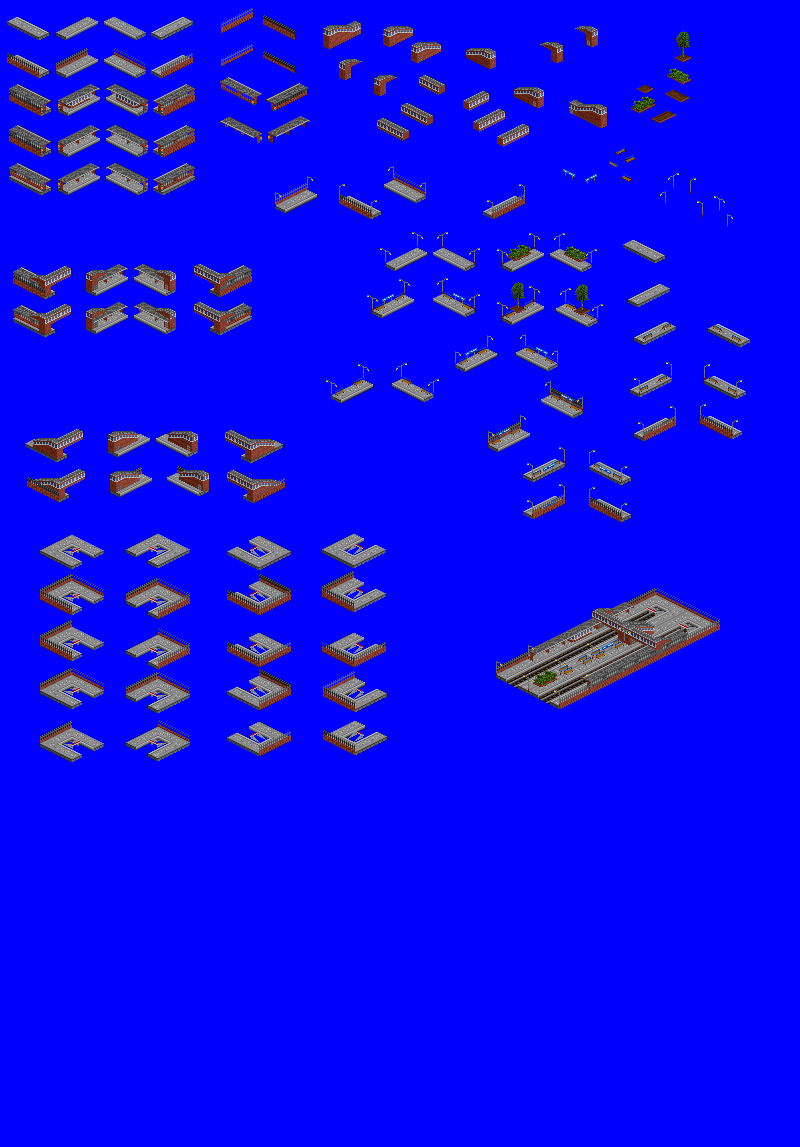
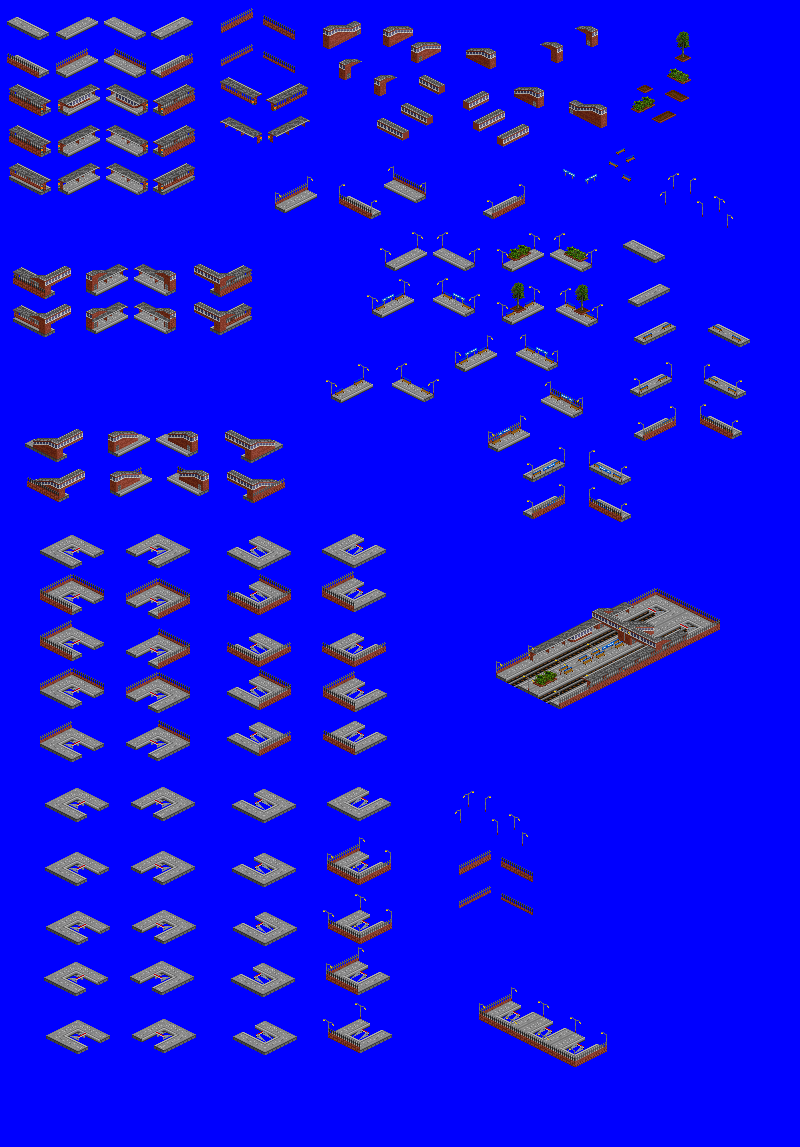
The second (800, 1147) image is a revision of the first. Changes to its layers:
painted on "Pasted Layer" over [left=44, top=787, right=607, bottom=1067]
